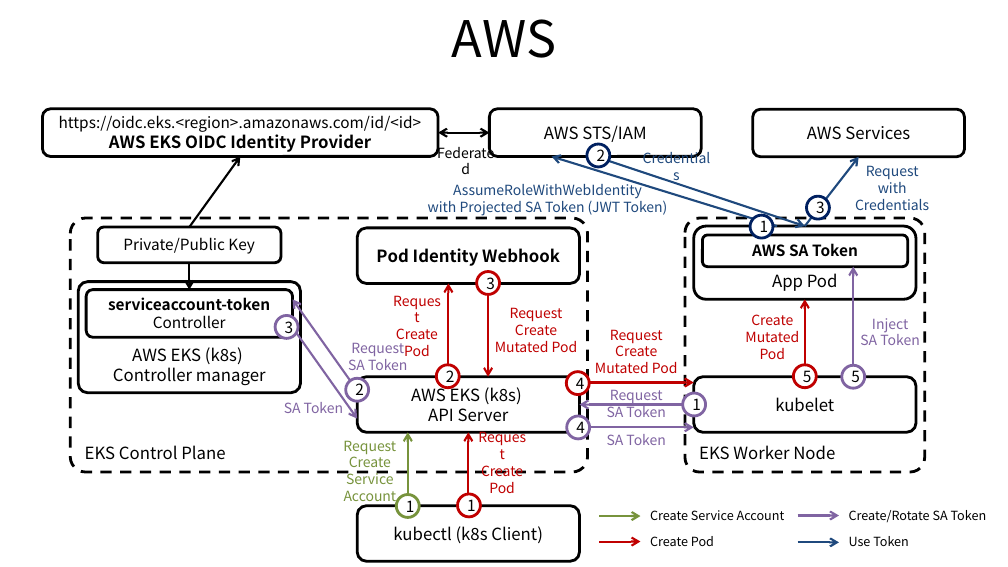
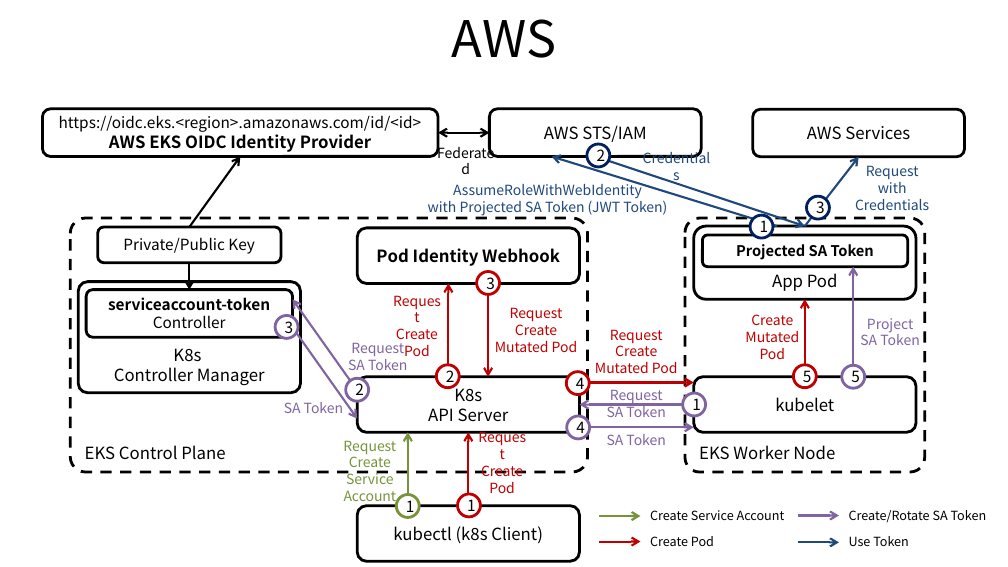
Before and after one commit to ssup2/blog-old, a slide deck: slide 3 of images/theory_analysis/AWS_EKS_Service_Account_IAM_Role/AWS_EKS_Service_Account_IAM_Role.pptx (slide 1 before the commit). Drawn at 1008x567 pixels with LibreOffice and Linux fonts; fonts in the diff are those of the drawing. Boxes give left, top, right and bottom in pixels: in the first picture for what was removed or moved away, otherwise in the second. Text is boxed around its words. In the diff, an @@ line names an element or a change of style, - is before the commit and + after.

```diff
--- a/images/theory_analysis/AWS_EKS_Service_Account_IAM_Role/AWS_EKS_Service_Account_IAM_Role.pptx
+++ b/images/theory_analysis/AWS_EKS_Service_Account_IAM_Role/AWS_EKS_Service_Account_IAM_Role.pptx
@@ text in rounded rectangle at [736, 244, 874, 260]: text changed; size 11 to 10.5 pt @@
-AWS SA Token
+Projected SA Token
@@ text at [867, 318, 913, 333]: text changed @@
-Inject
+Project
@@ text in rounded rectangle at [114, 348, 265, 385]: text changed @@
-AWS EKS (k8s)
-Controller manager
+K8s
+Controller Manager
@@ text in rounded rectangle at [454, 384, 482, 402]: text changed @@
-AWS EKS (k8s)
+K8s
```
Also in this commit, not shown: 1 slide added, 4 other files.
